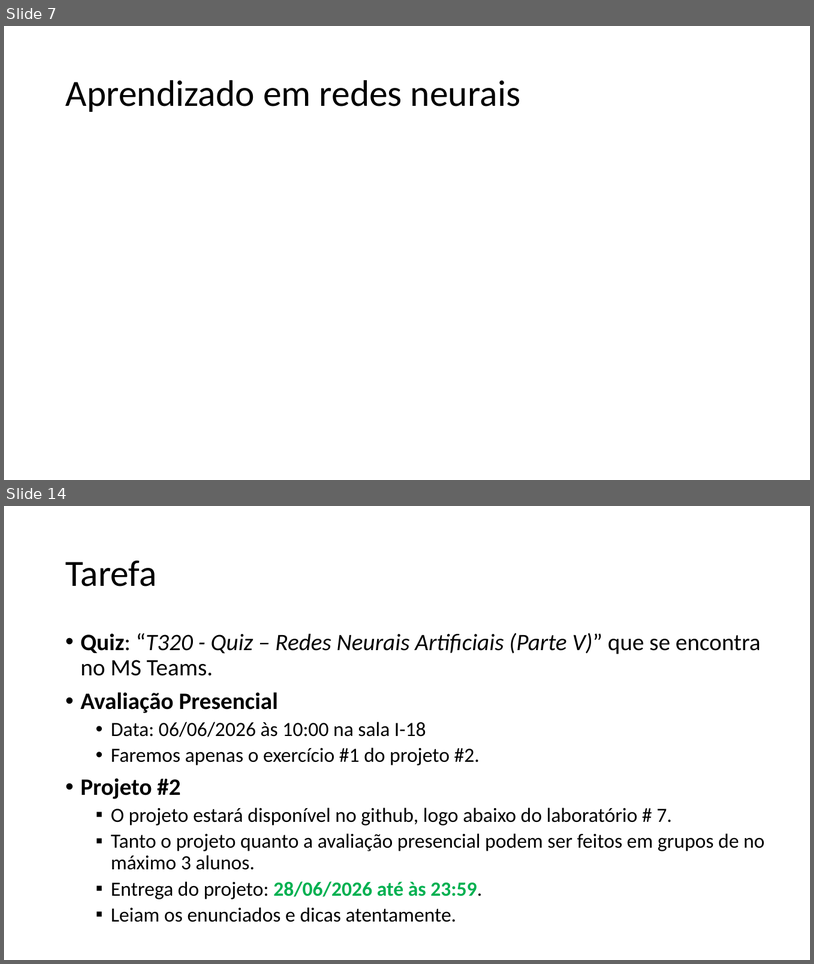
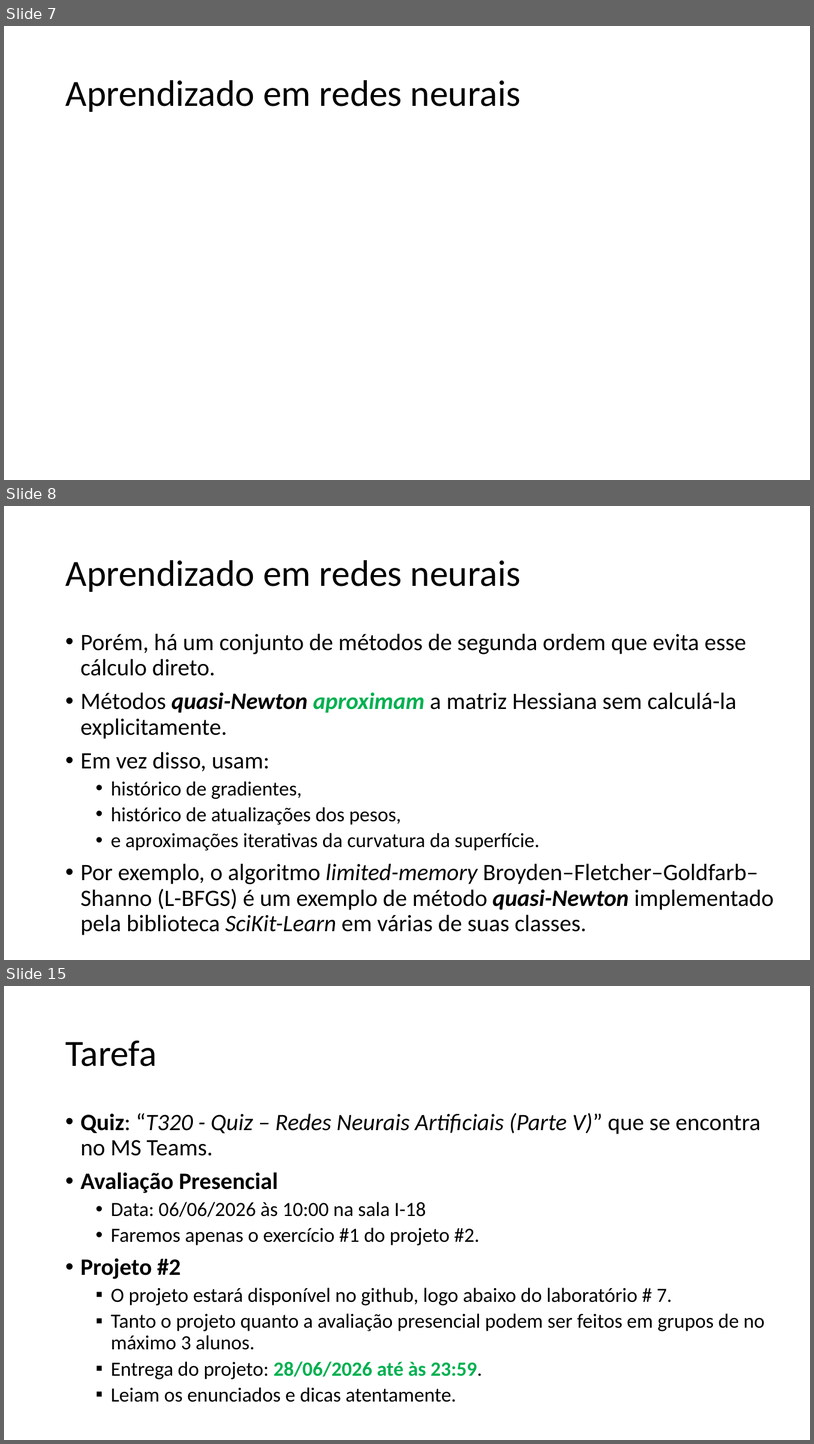
Before and after one commit to zz4fap/t320_aprendizado_de_maquina, a slide deck: slides/T320_Redes_Neurais_Artificiais (Parte III).pptx. Shown one above the other, each under a label of ours: slides 7 and 14 before the commit, slides 7, 8 and 15 after it; the slides between them are not shown. The pictures are 814x964 and 814x1444 pixels, drawn with LibreOffice and Linux fonts; fonts in the diff are those of the drawing; grey boxes stand for pictures. Boxes give left, top, right and bottom in pixels: in the first picture for what was removed or moved away, otherwise in the second. Text is boxed around its words. In the diff, an @@ line names an element or a change of style, - is before the commit and + after.

```diff
--- a/slides/T320_Redes_Neurais_Artificiais (Parte III).pptx
+++ b/slides/T320_Redes_Neurais_Artificiais (Parte III).pptx
@@ slide 8 added at bbox=[4, 506, 810, 960], background #FFFFFF @@
@@ title added at bbox=[65, 560, 521, 592], 44 pt, text #000000 @@
+Aprendizado em redes neurais
@@ text added at bbox=[81, 633, 774, 935], 28 pt, text #000000 @@
+• Porém, há um conjunto de métodos de segunda ordem que evita esse cálculo direto.
+• Métodos quasi-Newton aproximam a matriz Hessiana sem calculá-la explicitamente.
+• Em vez disso, usam:
+  • histórico de gradientes,
+  • histórico de atualizações dos pesos,
+  • e aproximações iterativas da curvatura da superfície.
+• Por exemplo, o algoritmo limited-memory Broyden–Fletcher–Goldfarb–Shanno (L-BFGS) é um exemplo de método quasi-Newton implementado pela biblioteca SciKit-Learn em várias de suas classes.
@@ what was slide 14 is now slide 15 @@
```
Also in this commit, not shown: 10 slides changed, 1 other file.
